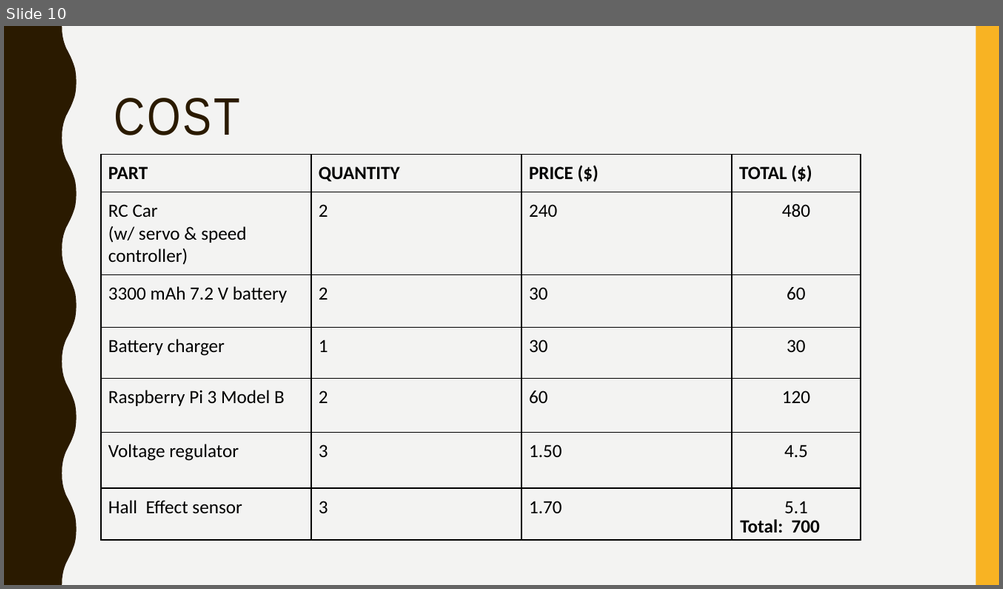
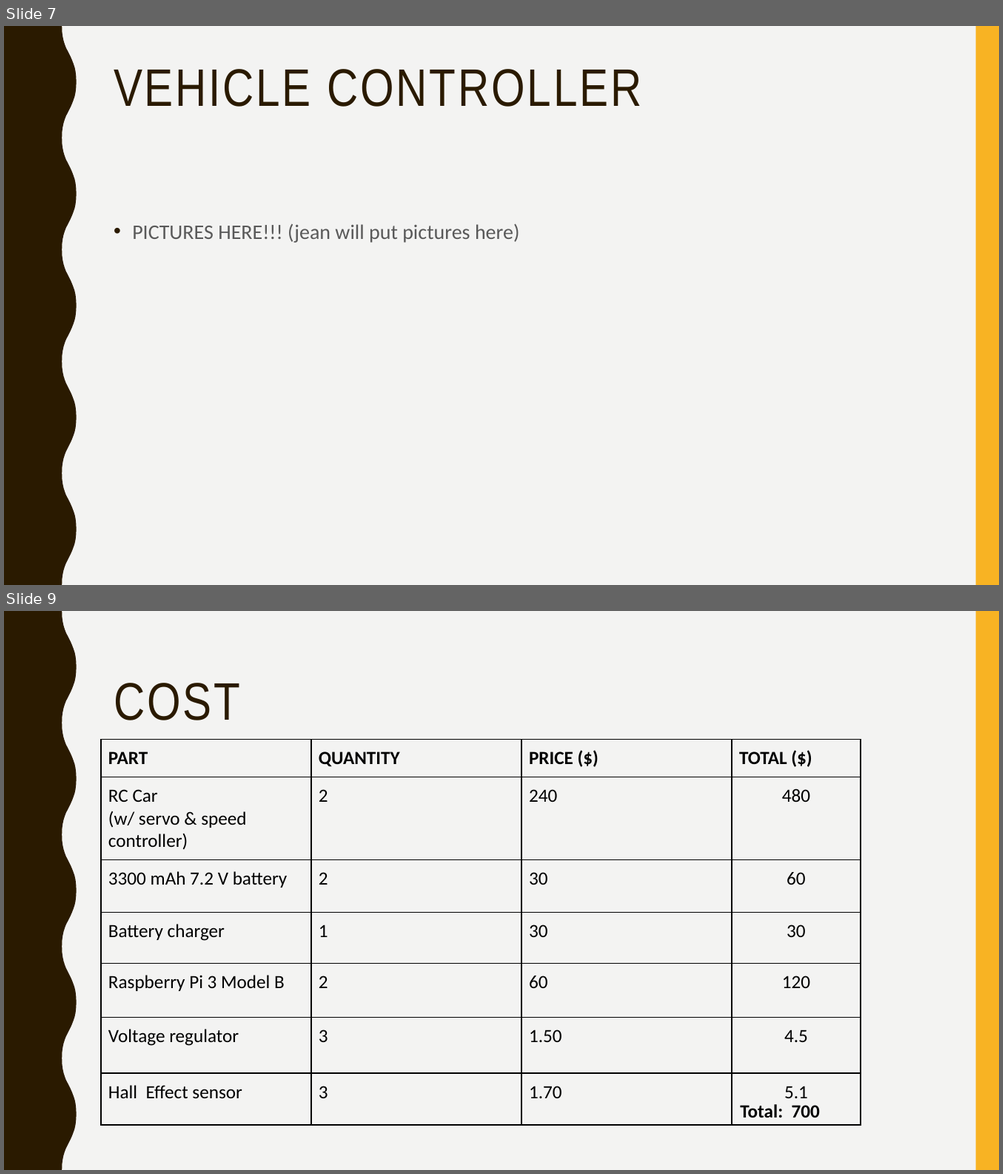
Before and after one commit to jean-lucas/vic, a slide deck: Presentation/Vehicle Intersection Control Presentation.pptx. Shown one above the other, each under a label of ours: slide 10 before the commit, slides 7 and 9 after it; the slides between them are not shown. The pictures are 1003x589 and 1003x1174 pixels, drawn with LibreOffice and Linux fonts; fonts in the diff are those of the drawing. Boxes give left, top, right and bottom in pixels: in the first picture for what was removed or moved away, otherwise in the second. Text is boxed around its words. In the diff, an @@ line names an element or a change of style, - is before the commit and + after.

```diff
--- a/Presentation/Vehicle Intersection Control Presentation.pptx
+++ b/Presentation/Vehicle Intersection Control Presentation.pptx
@@ slide 7 added at [4,26,999,585], background #F3F3F2; not listed: 2 template elements that a slide beside it also shows @@
@@ title added at [114,69,642,107], 51 pt, text #2A1A00 @@
+VEHICLE CONTROLLER
@@ text added at [132,224,520,243], 20 pt, text #595959 @@
+• PICTURES HERE!!! (jean will put pictures here)
@@ what was slide 10 is now slide 9 @@
```
Also in this commit, not shown: 3 slides changed, 2 slides removed.
